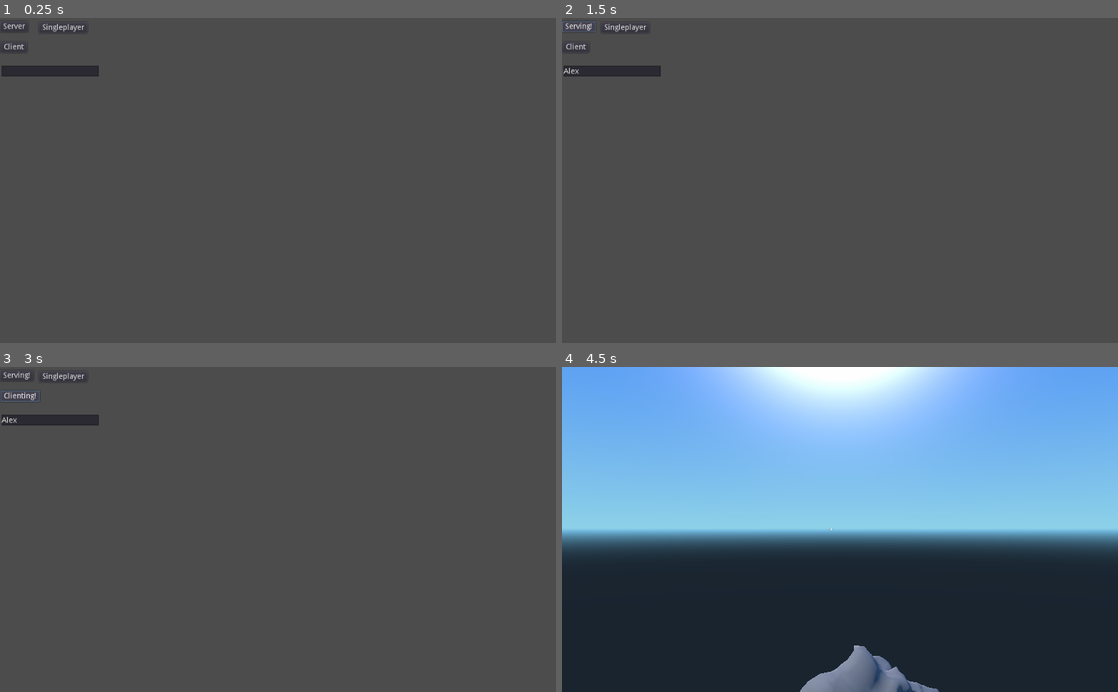
Above: before the commit, frames 1-4 (two rows, left to right).
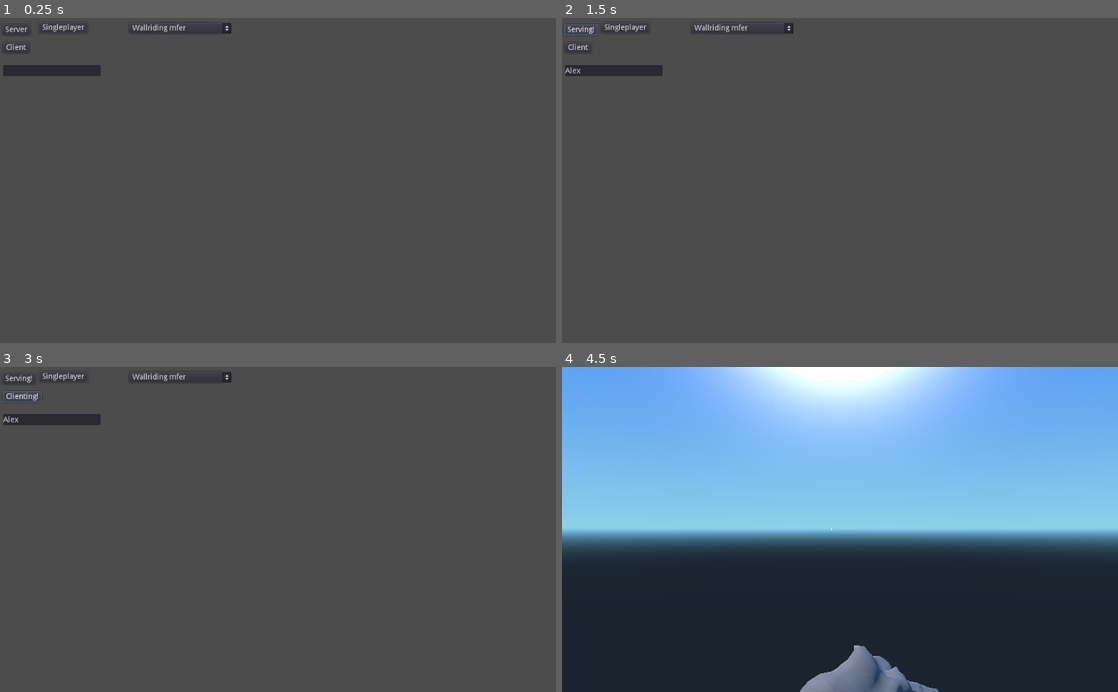
Above: after the commit, the same moments.

Repository: CosineGaming/nv-moba
Game: Godot game, scene res://lobby.tscn
Same seed, same stepped clock (60 frames per second), same inputs: the game is played once before the commit and once after it.
Inputs (mouse positions are in pixels of both pictures, inside the frame that each line leads up to):
- Up to frame 1 (0.25 s): no input
- Up to frame 2 (1.5 s): click (612, 70) at 0.52 s; type "Alex" at 0.6 s; click "Server" at 1.25 s
- Up to frame 3 (3 s): click "Serving!" at 2 s; click "Client" at 2.75 s
- Up to frame 4 (4.5 s): click "Clienting!" at 3.5 s; click "Singleplayer" at 4.25 s

The runs differ from the first frame. In frame 1, 0.3% of the frame differs, in the area x 0-42%, y 1-18%; in frame 2, 0.4%; in frame 3, 0.5%; in frame 4, nothing differs.

Commit message:
Add hero selection, add Hero 0 with wallriding

Diff:
--- /dev/null
+++ b/hero_0.gd
@@ -0,0 +1,28 @@
+extends "res://player.gd"
+
+const wallride_speed = 2
+
+master func _integrate_forces(state):
+	._integrate_forces(state)
+	wallride(state)
+
+func wallride(state):
+	var ray = get_node("Ray")
+	# If our feet aren't touching, but we are colliding, we are wall-riding
+	if !ray.is_colliding() and get_colliding_bodies():
+		print("riding")
+		var aim = get_node("Yaw").get_global_transform().basis
+		var direction = Vector3()
+		if Input.is_action_pressed("move_forwards"):
+			direction -= aim[2]
+		if Input.is_action_pressed("move_backwards"):
+			direction += aim[2]
+		#var n = -1 * (state.get_transform() * state.get_contact_local_normal(0))
+		#direction = n.slide(direction) * wallride_speed
+		direction *= 0.1
+		set_gravity_scale(-0.1)
+		apply_impulse(Vector3(), direction)
+		state.integrate_forces()
+	else:
+		# We need to return to falling (we aren't riding anymore)
+		set_gravity_scale(1)
--- /dev/null
+++ b/hero_0.tscn
@@ -0,0 +1,131 @@
+[gd_scene load_steps=5 format=2]
+
+[ext_resource path="res://hero_0.gd" type="Script" id=1]
+
+[sub_resource type="CapsuleShape" id=1]
+
+radius = 0.4
+height = 0.5
+
+[sub_resource type="RayShape" id=2]
+
+length = 0.3
+_sections_unfolded = [ "Resource" ]
+
+[sub_resource type="CapsuleMesh" id=3]
+
+radius = 0.4
+mid_height = 0.5
+radial_segments = 64
+rings = 8
+_sections_unfolded = [ "Resource" ]
+
+[node name="RigidBody" type="RigidBody" index="0"]
+
+input_ray_pickable = true
+input_capture_on_drag = false
+collision_layer = 1
+collision_mask = 1
+mode = 2
+mass = 1.0
+friction = 0.0
+bounce = 0.0
+gravity_scale = 1.0
+custom_integrator = true
+continuous_cd = true
+contacts_reported = 8
+contact_monitor = true
+sleeping = false
+can_sleep = false
+axis_lock_linear_x = false
+axis_lock_linear_y = false
+axis_lock_linear_z = false
+axis_lock_angular_x = false
+axis_lock_angular_y = false
+axis_lock_angular_z = false
+linear_velocity = Vector3( 0, 0, 0 )
+linear_damp = -1.0
+angular_velocity = Vector3( 0, 0, 0 )
+angular_damp = -1.0
+script = ExtResource( 1 )
+_sections_unfolded = [ "Angular", "Collision", "Linear", "Transform", "Visibility" ]
+
+[node name="Body" type="CollisionShape" parent="." index="0"]
+
+transform = Transform( 1, 0, 0, 0, -1.62921e-07, -1, 0, 1, -1.62921e-07, 0, 0.95, 0 )
+shape = SubResource( 1 )
+disabled = false
+_sections_unfolded = [ "Pause", "Transform", "Visibility" ]
+
+[node name="Leg" type="CollisionShape" parent="." index="1"]
+
+transform = Transform( 1, 0, 0, 0, -1.62921e-07, -1, 0, 1, -1.62921e-07, 0.05, 0.35, 0 )
+shape = SubResource( 2 )
+disabled = false
+_sections_unfolded = [ "Transform", "Visibility" ]
+
+[node name="Ray" type="RayCast" parent="." index="2"]
+
+transform = Transform( 1, 0, 0, 0, 1, 0, 0, 0, 1, 0, 0.3, 0 )
+enabled = true
+exclude_parent = true
+cast_to = Vector3( 0, -0.3, 0 )
+collision_mask = 1
+_sections_unfolded = [ "Transform", "Visibility" ]
+
+[node name="Yaw" type="Spatial" parent="." index="3"]
+
+_sections_unfolded = [ "Transform", "Visibility" ]
+
+[node name="Camera" type="Camera" parent="Yaw" index="0"]
+
+transform = Transform( 1, 0, 0, 0, 1, 0, 0, 0, 1, 0, 1.4, 0 )
+keep_aspect = 0
+cull_mask = 1048575
+environment = null
+h_offset = 0.0
+v_offset = 0.0
+doppler_tracking = 0
+projection = 0
+current = false
+fov = 70.0
+size = 1.0
+near = 0.05
+far = 100.0
+_sections_unfolded = [ "Transform", "Visibility" ]
+
+[node name="Crosshair" type="Label" parent="." index="4"]
+
+anchor_left = 0.5
+anchor_top = 0.5
+anchor_right = 0.5
+anchor_bottom = 0.5
+margin_left = -20.0
+margin_top = -7.0
+margin_right = 20.0
+margin_bottom = 7.0
+rect_pivot_offset = Vector2( 0, 0 )
+mouse_filter = 2
+mouse_default_cursor_shape = 0
+size_flags_horizontal = 1
+size_flags_vertical = 4
+percent_visible = 1.0
+lines_skipped = 0
+max_lines_visible = -1
+
+[node name="MeshInstance" type="MeshInstance" parent="." index="5"]
+
+transform = Transform( 1, 0, 0, 0, -1.62921e-07, -1, 0, 1, -1.62921e-07, 0, 0.95, 0 )
+layers = 1
+material_override = null
+cast_shadow = 1
+extra_cull_margin = 0.0
+use_in_baked_light = false
+lod_min_distance = 0.0
+lod_min_hysteresis = 0.0
+lod_max_distance = 0.0
+lod_max_hysteresis = 0.0
+mesh = SubResource( 3 )
+skeleton = NodePath("..")
+material/0 = null
+_sections_unfolded = [ "Transform" ]
--- /dev/null
+++ b/hero_select.gd
@@ -0,0 +1,4 @@
+extends OptionButton
+
+func _ready():
+	add_item("Wallriding mfer", 0)
--- a/lobby.gd
+++ b/lobby.gd
@@ -22,14 +22,14 @@
 	get_tree().connect("connected_to_server", self, "_connected_ok")
 
 func _client_init():
-	my_info.username = get_node("Username").get_text()
+	collect_info()
 	var peer = NetworkedMultiplayerENet.new()
 	peer.create_client(SERVER_IP, SERVER_PORT)
 	get_tree().set_network_peer(peer)
 	get_node("Client").set_text("Clienting!")
 
 func _singleplayer_init():
-	my_info.username = get_node("Username").get_text()
+	collect_info()
 	var peer = NetworkedMultiplayerENet.new()
 	peer.create_server(SERVER_PORT, 1)
 	get_tree().set_network_peer(peer)
@@ -37,6 +37,7 @@
 	pre_configure_game()
 
 func _server_init():
+	collect_info()
 	var peer = NetworkedMultiplayerENet.new()
 	peer.create_server(SERVER_PORT, MAX_PLAYERS)
 	get_tree().set_network_peer(peer)
@@ -49,6 +50,10 @@
 
 func _connected_ok():
 	rpc("register_player", get_tree().get_network_unique_id(), my_info)
+
+func collect_info():
+	my_info.username = get_node("Username").get_text()
+	my_info.hero = get_node("HeroSelect").get_selected_id()
 
 remote func register_player(id, info):
 	player_info[id] = info
@@ -77,10 +82,11 @@
 
 	# Load all players (including self)
 	for p in player_info:
-		var player = preload("res://player.tscn").instance()
+		var hero = player_info[p].hero
+		var player = load("res://hero_" + str(hero) + ".tscn").instance()
 		player.set_name(str(p))
 		player.set_network_master(p)
-		get_node("/root/world/players").add_child(player)
+		get_node("/root/world/players").call_deferred("add_child", player)
 
 	rpc_id(1, "done_preconfiguring", self_peer_id)
 
--- a/lobby.tscn
+++ b/lobby.tscn
@@ -1,8 +1,9 @@
-[gd_scene load_steps=2 format=2]
+[gd_scene load_steps=3 format=2]
 
 [ext_resource path="res://lobby.gd" type="Script" id=1]
+[ext_resource path="res://hero_select.gd" type="Script" id=2]
 
-[node name="Control" type="Control" index="0"]
+[node name="Control" type="Control"]
 
 anchor_left = 0.0
 anchor_top = 0.0
@@ -23,9 +24,10 @@
 anchor_top = 0.0
 anchor_right = 0.0
 anchor_bottom = 0.0
-margin_top = 6.0
-margin_right = 52.0
-margin_bottom = 26.0
+margin_left = 4.0
+margin_top = 12.0
+margin_right = 56.0
+margin_bottom = 32.0
 rect_pivot_offset = Vector2( 0, 0 )
 focus_mode = 2
 mouse_filter = 0
@@ -46,10 +48,10 @@
 anchor_top = 0.0
 anchor_right = 0.0
 anchor_bottom = 0.0
-margin_left = 1.0
-margin_top = 44.0
-margin_right = 50.0
-margin_bottom = 64.0
+margin_left = 5.0
+margin_top = 45.0
+margin_right = 54.0
+margin_bottom = 65.0
 rect_pivot_offset = Vector2( 0, 0 )
 focus_mode = 2
 mouse_filter = 0
@@ -70,10 +72,10 @@
 anchor_top = 0.0
 anchor_right = 0.0
 anchor_bottom = 0.0
-margin_left = 3.0
-margin_top = 88.0
-margin_right = 182.0
-margin_bottom = 108.0
+margin_left = 6.0
+margin_top = 87.0
+margin_right = 185.0
+margin_bottom = 107.0
 rect_pivot_offset = Vector2( 0, 0 )
 focus_mode = 2
 mouse_filter = 0
@@ -120,3 +122,31 @@
 text = "Singleplayer"
 flat = false
 align = 1
+
+[node name="HeroSelect" type="OptionButton" parent="." index="4"]
+
+anchor_left = 0.0
+anchor_top = 0.0
+anchor_right = 0.0
+anchor_bottom = 0.0
+margin_left = 238.0
+margin_top = 9.0
+margin_right = 426.0
+margin_bottom = 29.0
+rect_rotation = -0.0115615
+rect_pivot_offset = Vector2( 0, 0 )
+focus_mode = 2
+mouse_filter = 0
+mouse_default_cursor_shape = 0
+size_flags_horizontal = 1
+size_flags_vertical = 1
+toggle_mode = false
+action_mode = 0
+enabled_focus_mode = 2
+shortcut = null
+group = null
+flat = false
+align = 0
+selected = -1
+items = [  ]
+script = ExtResource( 2 )
